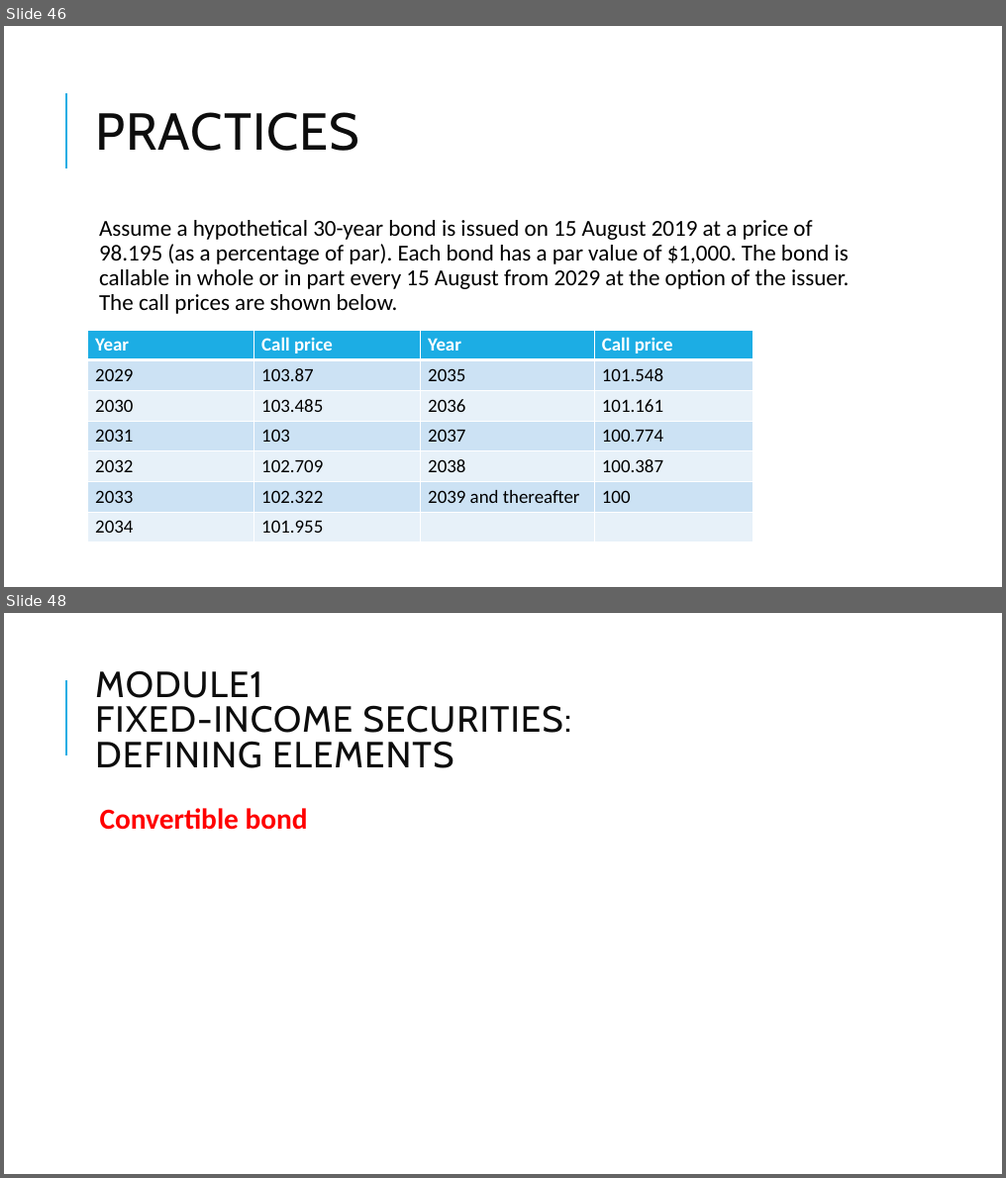
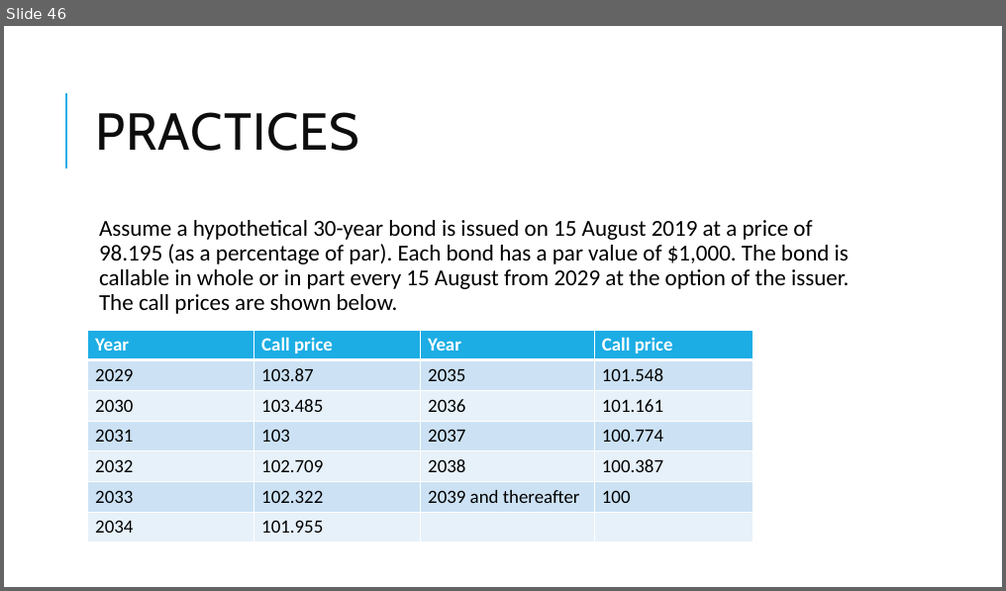
Before and after one commit to Isco0530/data, a slide deck: Fixed Income.pptx. Shown one above the other, each under a label of ours: slides 46 and 48 before the commit, slide 46 after it; the slides between them are not shown. The pictures are 1006x1178 and 1006x591 pixels, drawn with LibreOffice and Linux fonts; fonts in the diff are those of the drawing. Boxes give left, top, right and bottom in pixels: in the first picture for what was removed or moved away, otherwise in the second. Text is boxed around its words. In the diff, an @@ line names an element or a change of style, - is before the commit and + after.

```diff
--- a/Fixed Income.pptx
+++ b/Fixed Income.pptx
@@ slide 48 removed at [4, 613, 1002, 1174], background #FFFFFF; not listed: 1 template element that a slide beside it also shows @@
@@ title removed at [95, 670, 572, 768] @@
-MODULE1
-FIXED-INCOME SECURITIES:
-DEFINING ELEMENTS
@@ text removed at [100, 808, 308, 830] @@
-  Convertible bond
```
Also in this commit, not shown: 4 slides changed.
